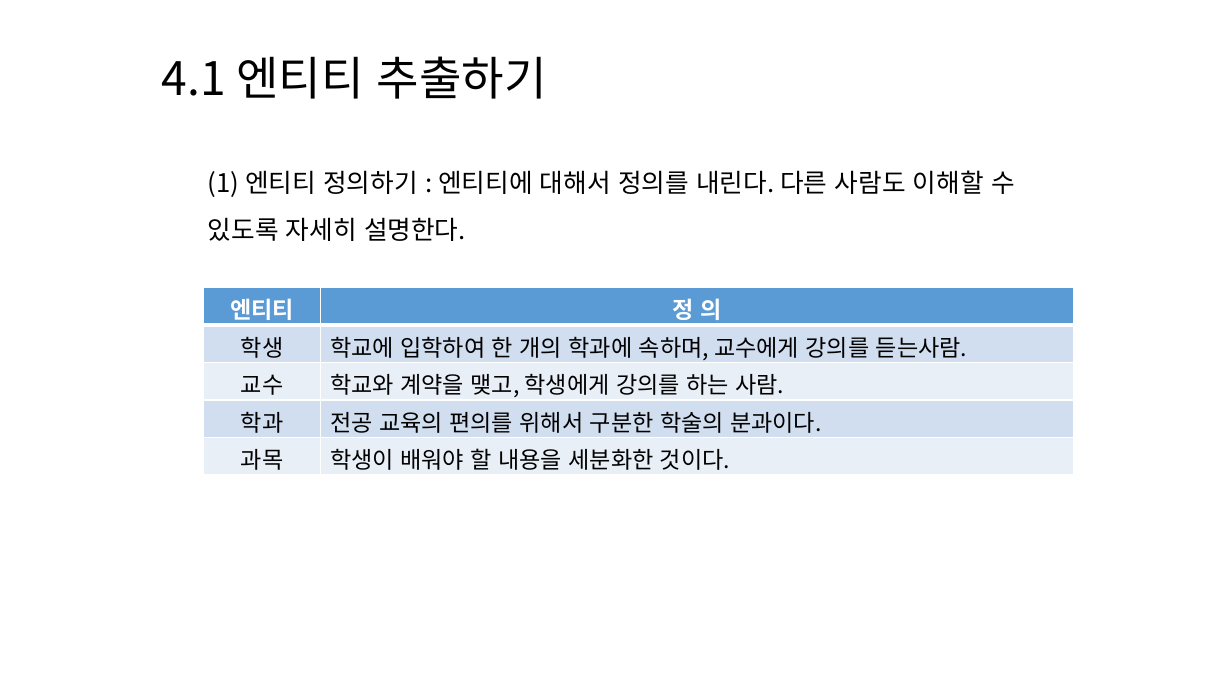
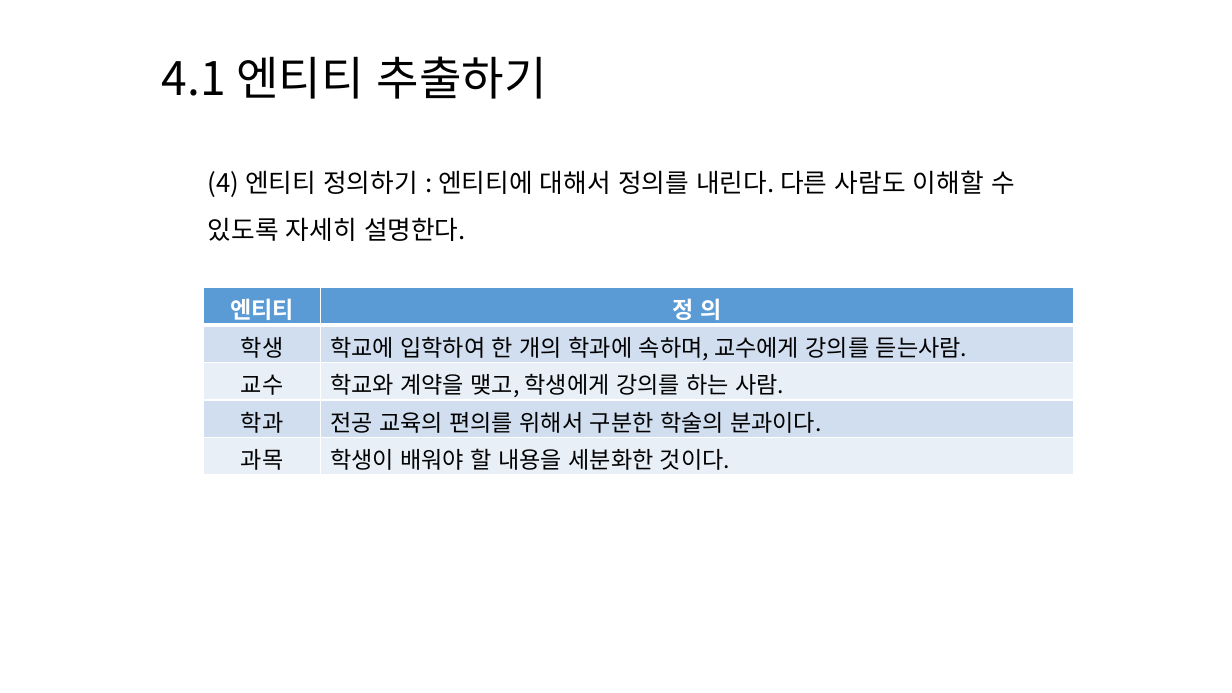
Before and after one commit to lhs501/mirim, a slide deck: slide 5 of chapter 4.pptx. Drawn at 1232x693 pixels with LibreOffice and Linux fonts; fonts in the diff are those of the drawing. Boxes give left, top, right and bottom in pixels: in the first picture for what was removed or moved away, otherwise in the second. Text is boxed around its words. In the diff, an @@ line names an element or a change of style, - is before the commit and + after.

```diff
--- a/chapter 4.pptx
+++ b/chapter 4.pptx
@@ text at (208, 170, 1015, 241): text changed @@
-  (1) 엔티티 정의하기 : 엔티티에 대해서 정의를 내린다. 다른 사람도 이해할 수 있도록 자세히 설명한다.
+  (4) 엔티티 정의하기 : 엔티티에 대해서 정의를 내린다. 다른 사람도 이해할 수 있도록 자세히 설명한다.
```
Also in this commit, not shown: 2 other slides changed.
